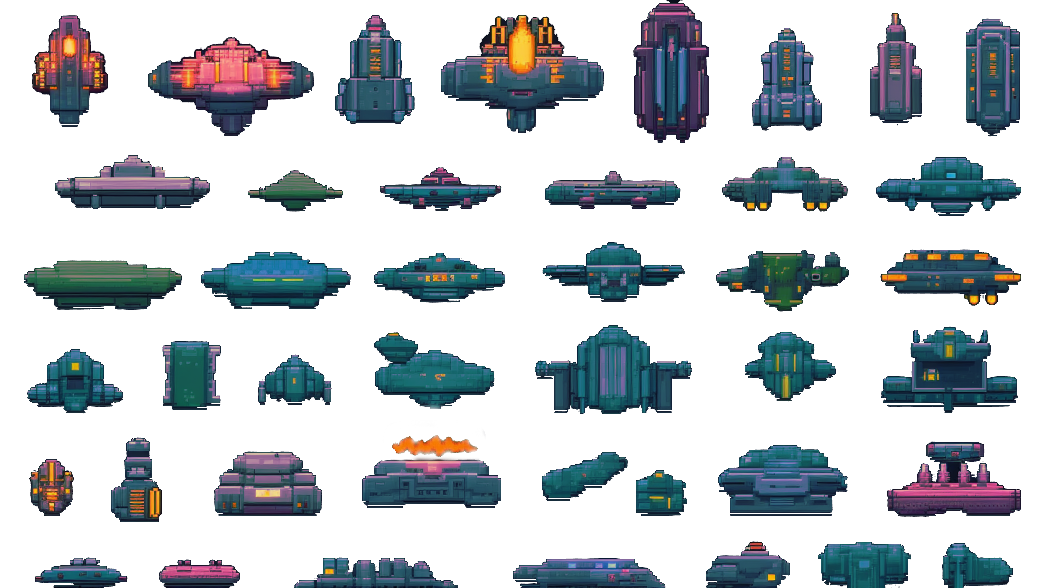
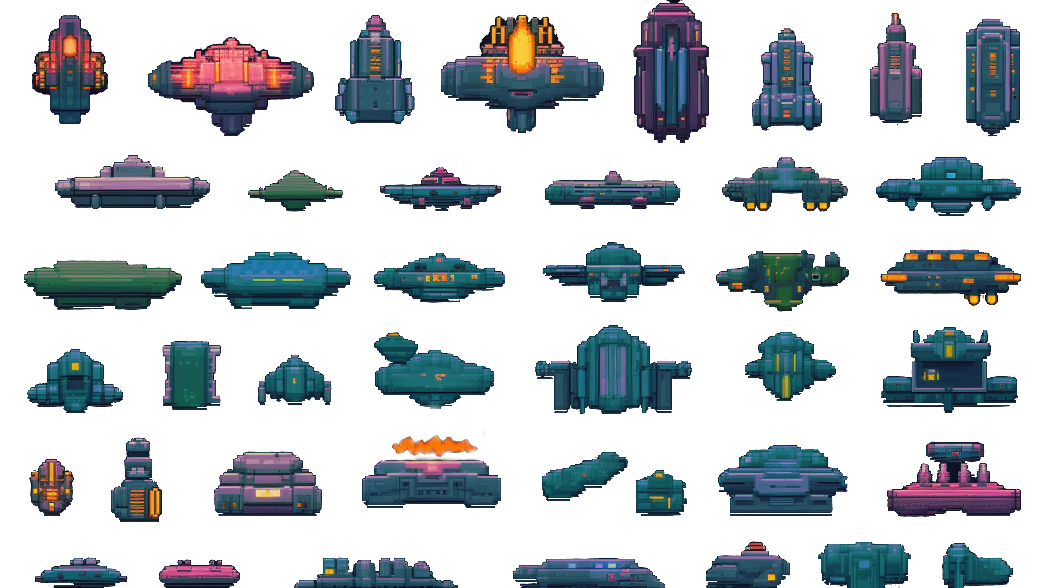
Two versions of the same layered image (1049 × 588). Layer-by-layer changes:
added layer "Layer 2" above "Background" over [32, 15, 108, 124]
painted on "Background" over [32, 15, 108, 127]
